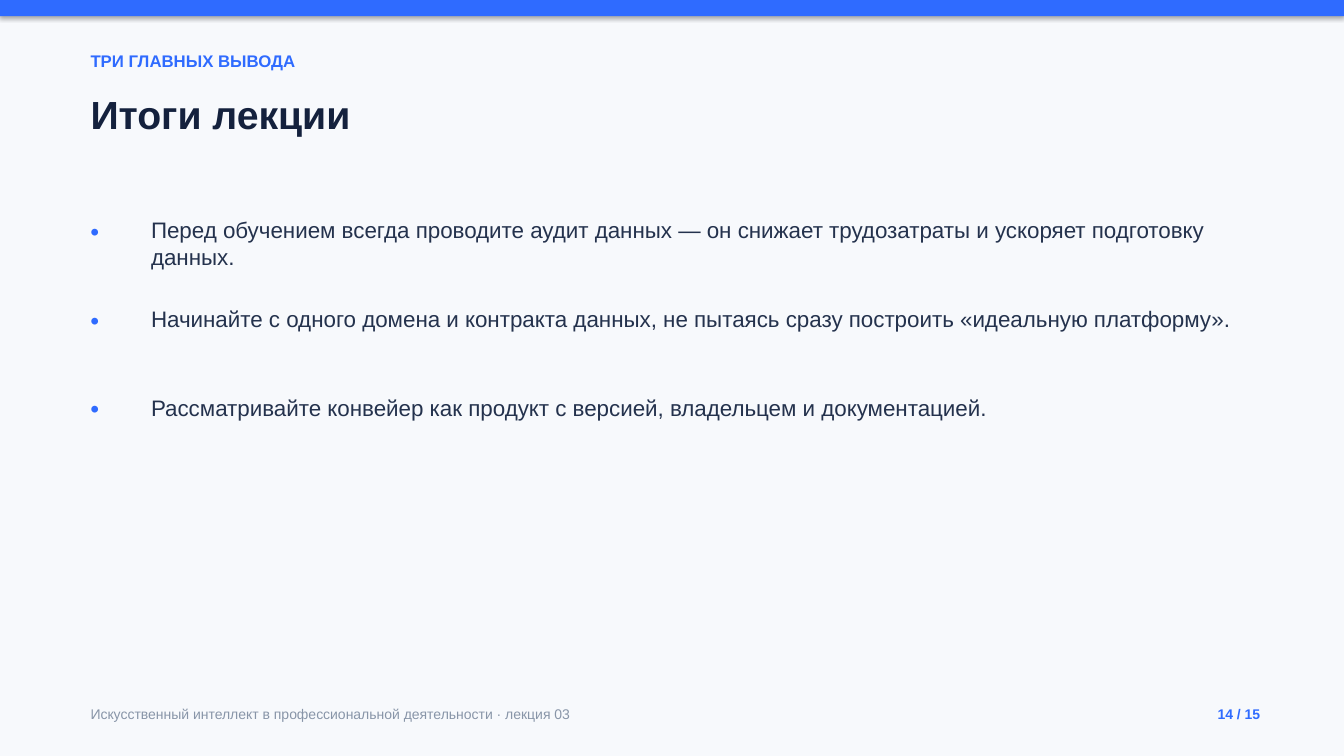
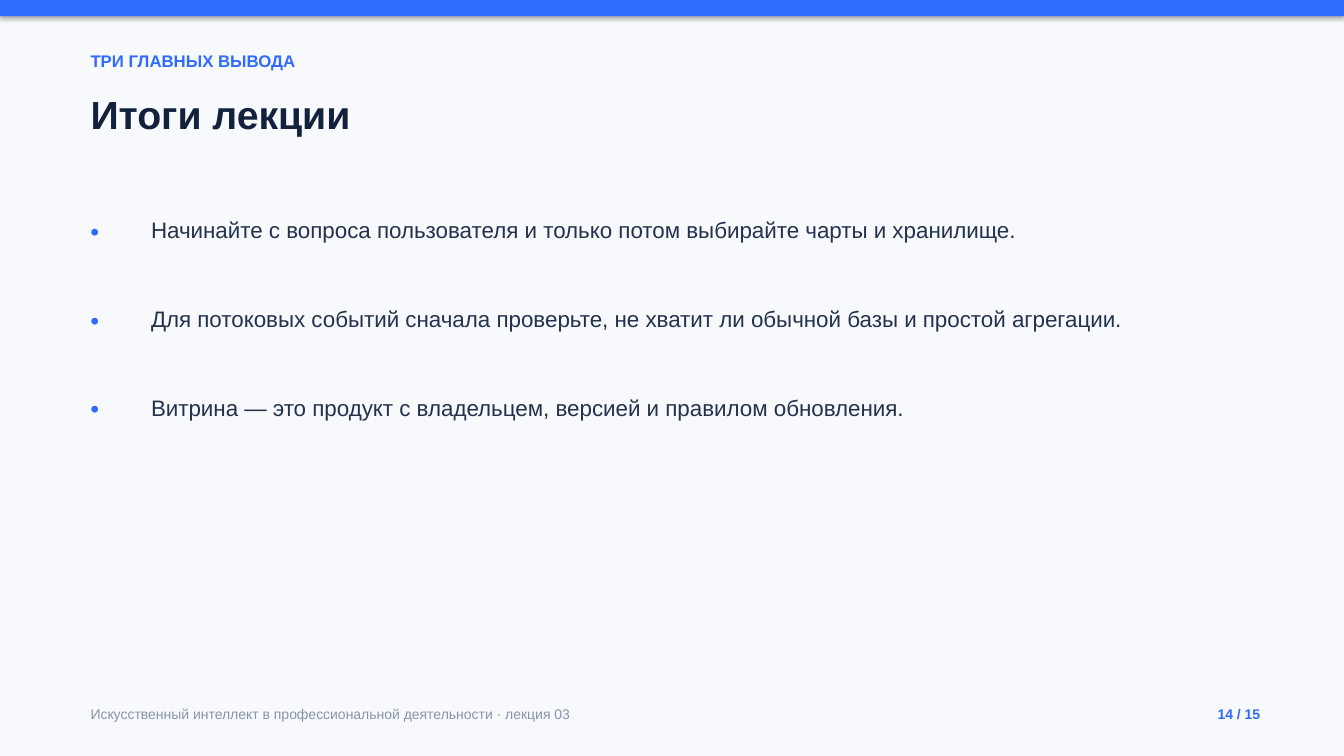
Before and after one commit to ketty3/ketty3.github.io, a slide deck: slide 14 of presentations/lecture-03.pptx. Drawn at 1344x756 pixels with LibreOffice and Linux fonts; fonts in the diff are those of the drawing. Boxes give left, top, right and bottom in pixels: in the first picture for what was removed or moved away, otherwise in the second. Text is boxed around its words. In the diff, an @@ line names an element or a change of style, - is before the commit and + after.

```diff
--- a/presentations/lecture-03.pptx
+++ b/presentations/lecture-03.pptx
@@ text at <box>151,221,1015,243</box>: text changed @@
-Перед обучением всегда проводите аудит данных — он снижает трудозатраты и ускоряет подготовку данных.
+Начинайте с вопроса пользователя и только потом выбирайте чарты и хранилище.
@@ text at <box>151,310,1121,332</box>: text changed @@
-Начинайте с одного домена и контракта данных, не пытаясь сразу построить «идеальную платформу».
+Для потоковых событий сначала проверьте, не хватит ли обычной базы и простой агрегации.
@@ text at <box>151,399,904,421</box>: text changed @@
-Рассматривайте конвейер как продукт с версией, владельцем и документацией.
+Витрина — это продукт с владельцем, версией и правилом обновления.
```
Also in this commit, not shown: 11 other slides changed, 3 slides added, 3 slides removed, 43 other files.
